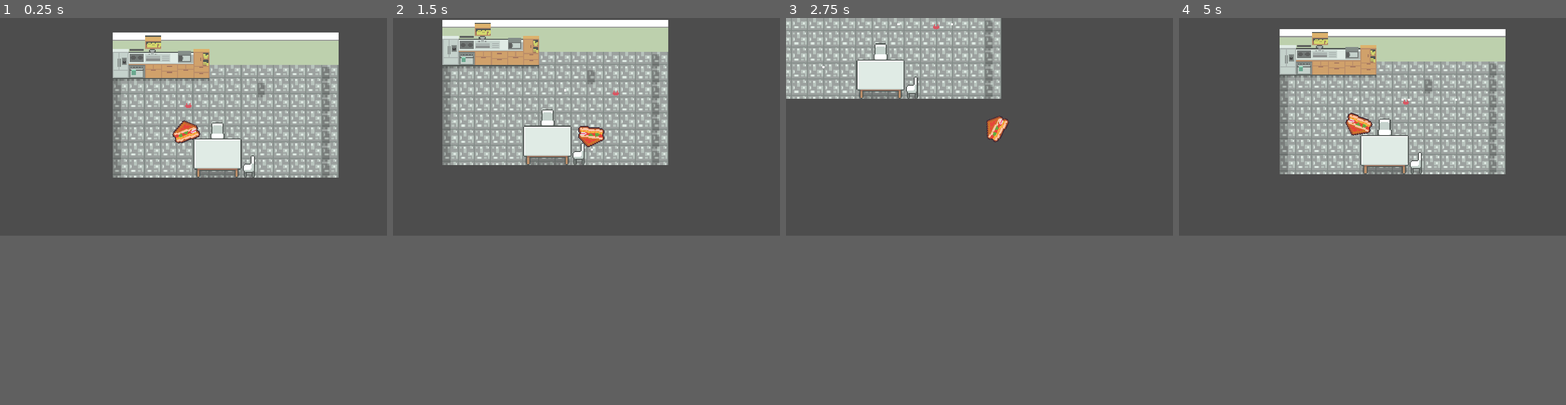
Above: before the commit, frames 1-4 (left to right).
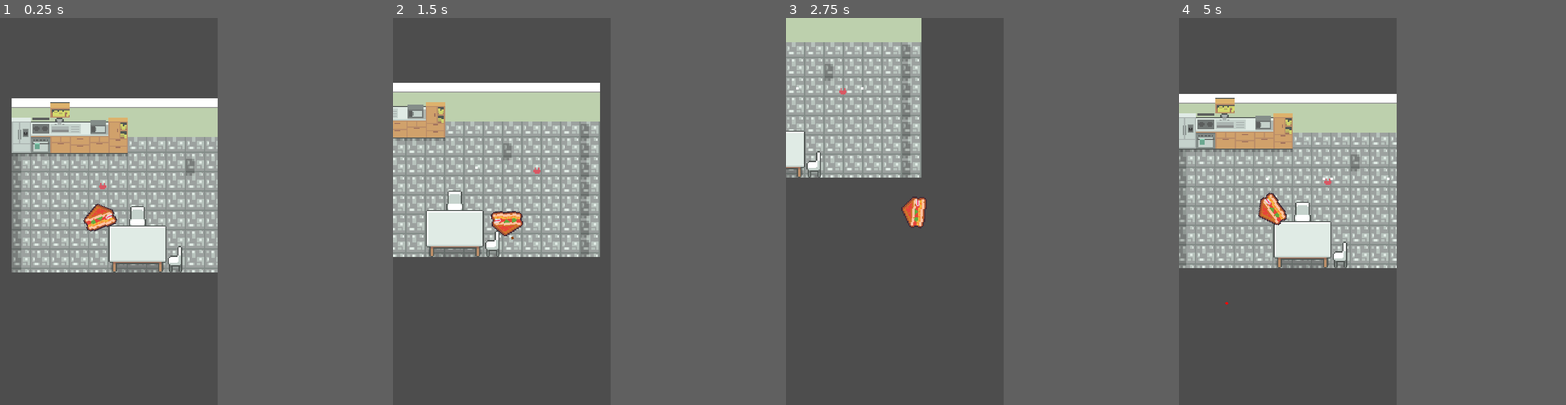
Above: after the commit, the same moments.

Repository: helenzhangyc/BurgerStrike
Game: Godot game, scene res://scenes/levels/Main.tscn
Same seed, same stepped clock (60 frames per second), same inputs: the game is played once before the commit and once after it. After the commit the project has no main scene; this scene is started directly in both runs.
Inputs (mouse positions are in pixels of both pictures, inside the frame that each line leads up to):
- Up to frame 1 (0.25 s): no input
- Up to frame 2 (1.5 s): move the mouse to (671, 114) at 0.52 s; hold D (right) 0.53-1.28 s; tap Space (shoot) at 0.6, 1.35 s; move the mouse to (509, 137) at 1.27 s; hold S (down) from 1.28 s (still down)
- Up to frame 3 (2.75 s): move the mouse to (1018, 79) at 2.02 s; release S (down) at 2.03 s; hold D (right) from 2.03 s (still down); tap Space (shoot) at 2.1 s
- Up to frame 4 (5 s): move the mouse to (1353, 168) at 2.77 s; release D (right) at 2.78 s; hold W (up) 2.78-3.53 s; tap Space (shoot) at 2.85, 3.6, 4.35 s; move the mouse to (1488, 161) at 3.52 s; hold A (left) from 3.53 s (still down); move the mouse to (1256, 95) at 4.27 s
The window is 800x450 before the commit and 450x800 after it. Grey fills any space a smaller window leaves; there, only what the larger window draws over its background counts as a difference.

The runs differ from the first frame. In frame 1, 38% of the frame differs, in the area x 3-88%, y 3-66%; in frame 2, 34%; in frame 3, 17%; in frame 4, 39%, in the area x 0-85%, y 2-75%.

Commit message:
queue-based shooting system (#1)
* queue-based shooting system

* implemented bullet queue for player

Diff:
--- a/project.godot
+++ b/project.godot
@@ -10,8 +10,8 @@
 
 [application]
 
-config/name="BurgerStrike"
-run/main_scene="res://scenes/levels/Main.tscn"
+config/name="Starburst"
+run/main_scene="res://scenes/Level.tscn"
 config/features=PackedStringArray("4.1", "Forward Plus")
 config/icon="res://icon.svg"
 
@@ -21,6 +21,8 @@
 
 [display]
 
+window/size/viewport_width=540
+window/size/viewport_height=960
 window/stretch/mode="canvas_items"
 
 [input]
--- a/scripts/Bullet.gd
+++ b/scripts/Bullet.gd
@@ -2,6 +2,8 @@
 
 @export var speed: int = 200
 @export var dir: Vector2 = Vector2(0, -1)
+
+@onready var shooter = load("res://scripts/Shooter.gd").new()
 
 func set_dir(dir):
 	self.dir = dir
--- a/scripts/GameManager.gd
+++ b/scripts/GameManager.gd
@@ -4,9 +4,11 @@
 @onready var bullet_container = $BulletContainer
 
 @onready var signal_bus = get_node("/root/SignalBus")
+@onready var shooter = load("res://scripts/Shooter.gd").new()
 
 func _ready():
 	signal_bus.bullet_shoot.connect(_on_bullet_shoot)
+	signal_bus.bullet_shoot_player.connect(_on_bullet_shoot_player)
 
 func _process(_delta):
 	if Input.is_action_just_pressed("quit"):
@@ -20,3 +22,11 @@
 	bullet.global_position = location
 	bullet.rotation = rotation
 	bullet_container.add_child(bullet)
+
+func _on_bullet_shoot_player(bullet_scene, location, rotation):
+	var bullet = bullet_scene.instantiate()
+	bullet.global_position = location
+	bullet.rotation = rotation
+	bullet_container.add_child(bullet)
+	var curr_bullet_type = shooter.shoot_bullet(shooter.shooting_queue)
+	bullet.modulate = shooter.bullet_type[curr_bullet_type]
--- a/scripts/Player.gd
+++ b/scripts/Player.gd
@@ -10,7 +10,7 @@
 	look_at(get_global_mouse_position())
 	# handle shooting
 	if Input.is_action_just_pressed('shoot'):
-		signal_bus.bullet_shoot.emit(bullet_scene, bullet_spawn.global_position, rotation)
+		signal_bus.bullet_shoot_player.emit(bullet_scene, bullet_spawn.global_position, rotation)
 
 
 func _physics_process(delta):
--- /dev/null
+++ b/scripts/Shooter.gd
@@ -0,0 +1,32 @@
+extends Node
+
+@export var shooting_queue: Array = ["lettuce", "shoe", "ketchup", "lettuce", "lettuce", "ketchup"]
+var max_queue_size = 10
+@export var bullet_type: Dictionary = {
+	ketchup = Color.RED,
+	lettuce = Color.LIGHT_GREEN,
+	shoe = Color.SADDLE_BROWN,
+	nothing = Color.WHITE,
+}
+
+func add_bullet(item):
+	if len(shooting_queue) < max_queue_size:
+		shooting_queue.push_back(item)
+
+func shoot_bullet(shooting_queue):
+	if len(shooting_queue) != 0:
+		var shoot_item = shooting_queue[0]
+		shooting_queue.pop_front()
+		return shoot_item
+	else:
+		return "nothing"
+
+
+# Called when the node enters the scene tree for the first time.
+func _ready():
+	pass
+
+
+# Called every frame. 'delta' is the elapsed time since the previous frame.
+func _process(delta):
+	pass
--- a/scripts/SignalBus.gd
+++ b/scripts/SignalBus.gd
@@ -1,3 +1,4 @@
 extends Node
 
 signal bullet_shoot(bullet_scene, spawn_position, rotation)
+signal bullet_shoot_player(bullet_scene, spawn_position, rotation)
Not shown: 2 places in scenes/PlayerBullet.tscn that only renumber resources
